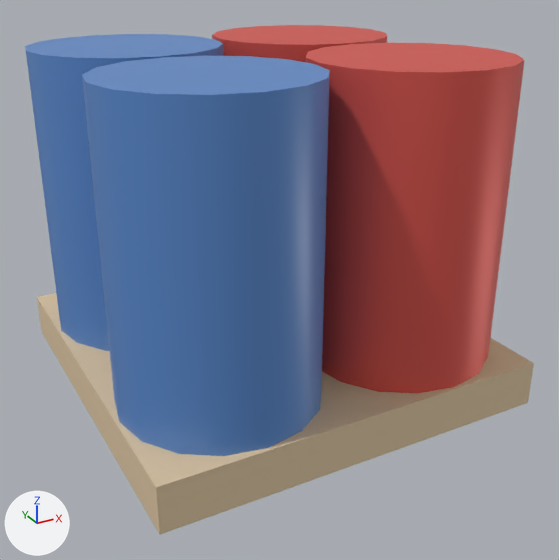
Renders of the glTF model modules/assets/internal/models/industrial/industrial.process.drums.glb from each side of a commit.
Rendered twice from a 50 mm lens placed at (-1.052, -2.016, 1.305), pointed at (0.008, -0.089, 0.342). Arrows for +X, +Y and +Z are at lower left; the lights stay in place. The first picture is the older version.

Objects in the first picture: 'main__hazard_red', 'main__plastic_blue', 'main__softwood'.
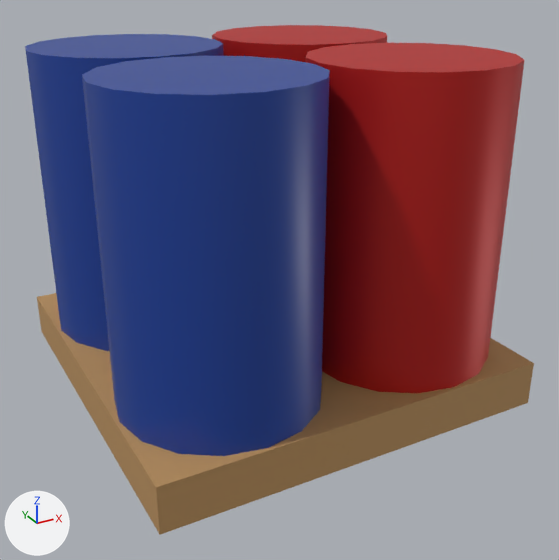
The change in detail:
Material 'hazard_red' (mat_hazard_red) changes colour from red #e15950 to red #bf1914; in linear values from (0.75, 0.1, 0.08) to (0.522, 0.01, 0.0072).
Material 'plastic_blue' (mat_plastic_blue) changes colour from blue #5989cb to blue #194099; in linear values from (0.1, 0.25, 0.6) to (0.01, 0.0509, 0.319).
Material 'softwood' (mat_softwood) changes colour from beige #ddc5a2 to orange #b88f5c; in linear values from (0.72, 0.56, 0.36) to (0.477, 0.274, 0.106).

What differs and where, as boxes (x1, y1, x2, y2) in the pictures (559 x 560 px):
'main__plastic_blue', recoloured (darker)
    both: (25, 34, 330, 456)
'main__hazard_red', recoloured (darker)
    both: (212, 25, 524, 393)
'main__softwood', recoloured (beige to orange)
    both: (37, 293, 534, 535)
